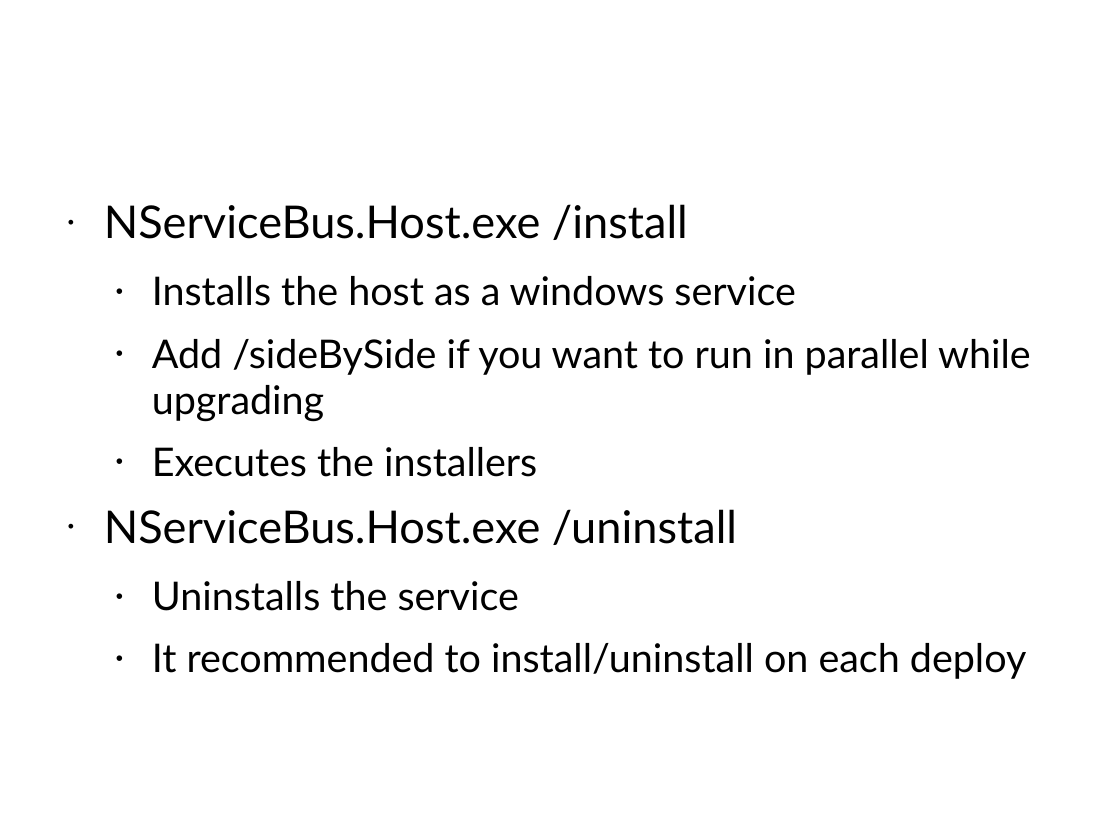
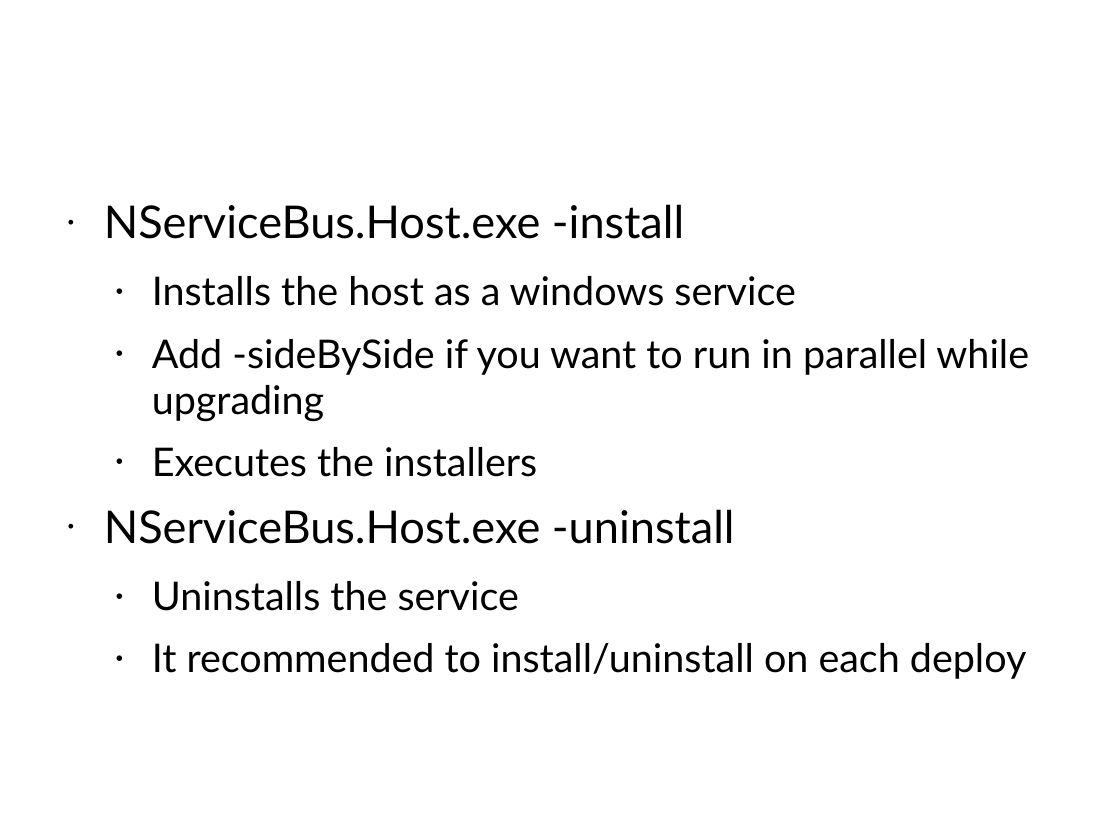
Before and after one commit to Particular/Course.Slides, a slide deck: slide 94 of EnterpriseDevelopmentWithNServiceBus.pptx. Drawn at 1120x840 pixels with LibreOffice and Linux fonts; fonts in the diff are those of the drawing; background and template pictures are left out. Boxes give left, top, right and bottom in pixels: in the first picture for what was removed or moved away, otherwise in the second. Text is boxed around its words. In the diff, an @@ line names an element or a change of style, - is before the commit and + after.

Commit message:
Finished V4 updates

```diff
--- a/EnterpriseDevelopmentWithNServiceBus.pptx
+++ b/EnterpriseDevelopmentWithNServiceBus.pptx
@@ text at <box>104,204,684,239</box>: text changed @@
-• NServiceBus.Host.exe /install
+• NServiceBus.Host.exe -install
@@ text at <box>152,339,1029,421</box>: text changed @@
-  • Add /sideBySide if you want to run in parallel while upgrading
+  • Add -sideBySide if you want to run in parallel while upgrading
@@ text at <box>104,509,735,544</box>: text changed @@
-• NServiceBus.Host.exe /uninstall
+• NServiceBus.Host.exe -uninstall
```
Also in this commit, not shown: 6 other slides changed.
